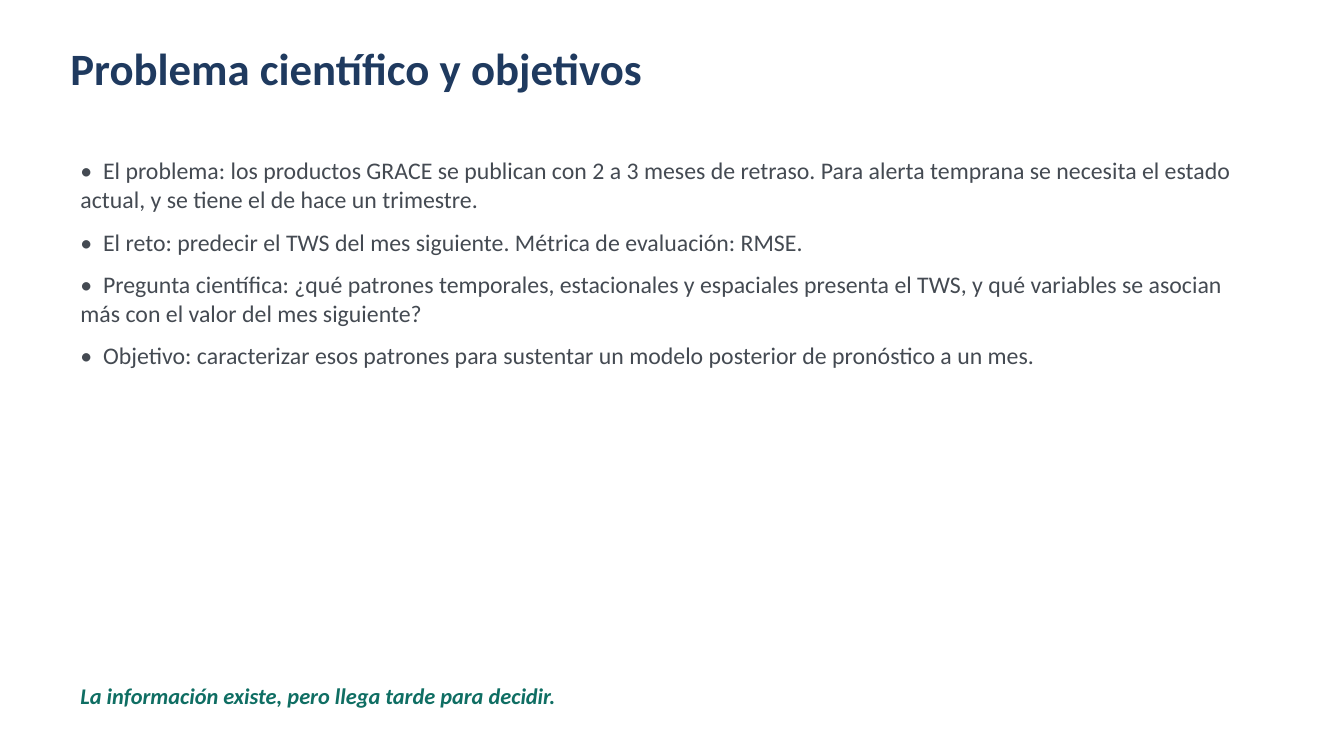
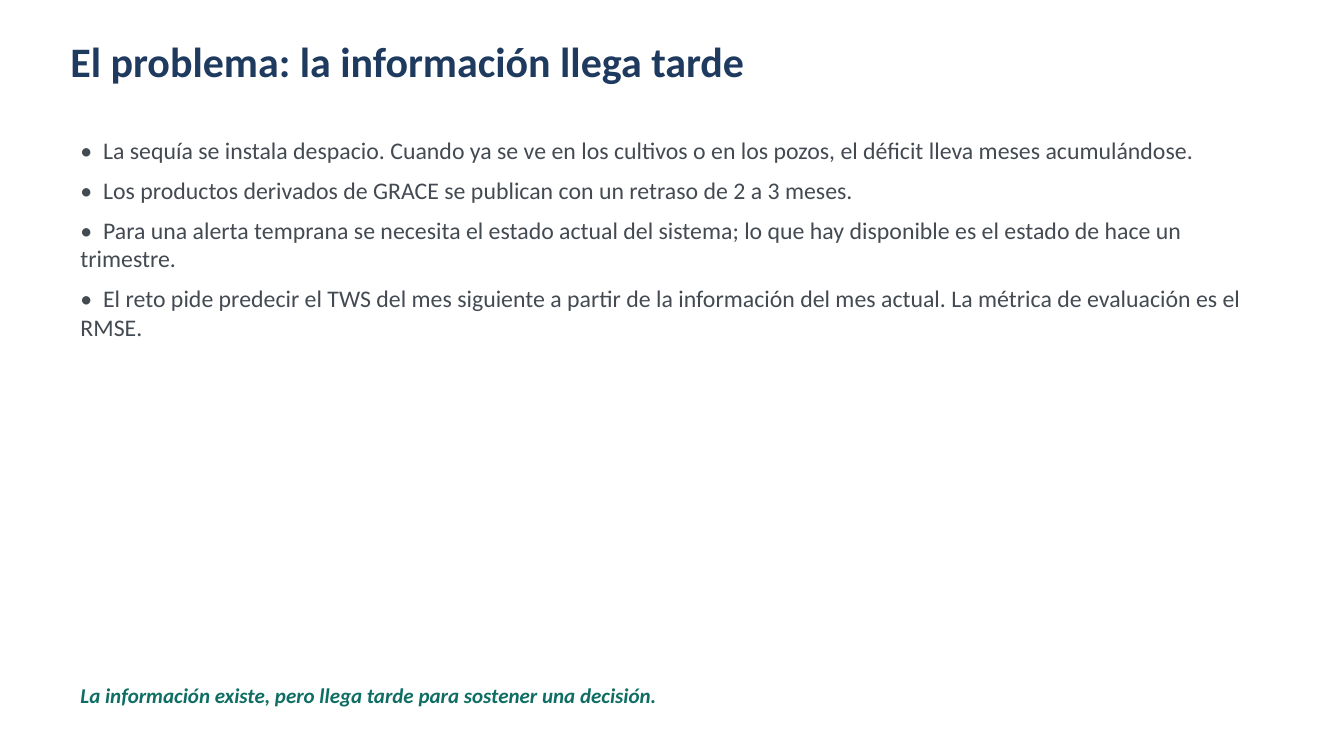
Before and after one commit to Javiervalladares1/Proyecto2Datos, a slide deck: slide 3 of docs/Proyecto2_Presentacion.pptx. Drawn at 1344x756 pixels with LibreOffice and Linux fonts; fonts in the diff are those of the drawing. Boxes give left, top, right and bottom in pixels: in the first picture for what was removed or moved away, otherwise in the second. Text is boxed around its words. In the diff, an @@ line names an element or a change of style, - is before the commit and + after.

```diff
--- a/docs/Proyecto2_Presentacion.pptx
+++ b/docs/Proyecto2_Presentacion.pptx
@@ text at <box>70,47,744,84</box>: text changed; size 32 to 30 pt @@
-Problema científico y objetivos
+El problema: la información llega tarde
@@ text at <box>80,142,1240,336</box>: text changed @@
-• El problema: los productos GRACE se publican con 2 a 3 meses de retraso. Para alerta temprana se necesita el estado actual, y se tiene el de hace un trimestre.
-• El reto: predecir el TWS del mes siguiente. Métrica de evaluación: RMSE.
-• Pregunta científica: ¿qué patrones temporales, estacionales y espaciales presenta el TWS, y qué variables se asocian más con el valor del mes siguiente?
-• Objetivo: caracterizar esos patrones para sustentar un modelo posterior de pronóstico a un mes.
+• La sequía se instala despacio. Cuando ya se ve en los cultivos o en los pozos, el déficit lleva meses acumulándose.
+• Los productos derivados de GRACE se publican con un retraso de 2 a 3 meses.
+• Para una alerta temprana se necesita el estado actual del sistema; lo que hay disponible es el estado de hace un trimestre.
+• El reto pide predecir el TWS del mes siguiente a partir de la información del mes actual. La métrica de evaluación es el RMSE.
@@ text at <box>80,688,656,707</box>: text changed; size 16 to 15 pt @@
-La información existe, pero llega tarde para decidir.
+La información existe, pero llega tarde para sostener una decisión.
```
Also in this commit, not shown: 8 other slides changed, 6 slides added.
